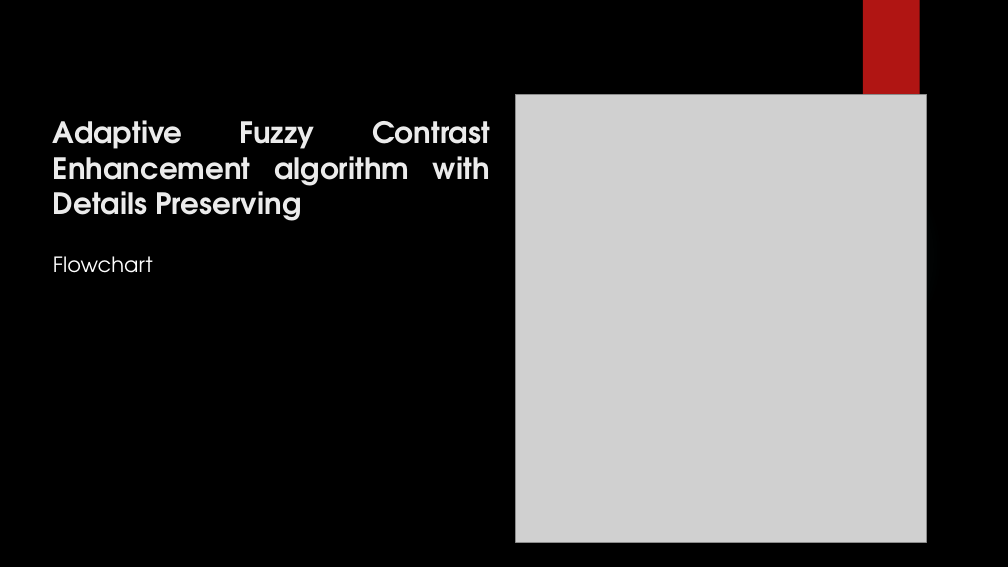
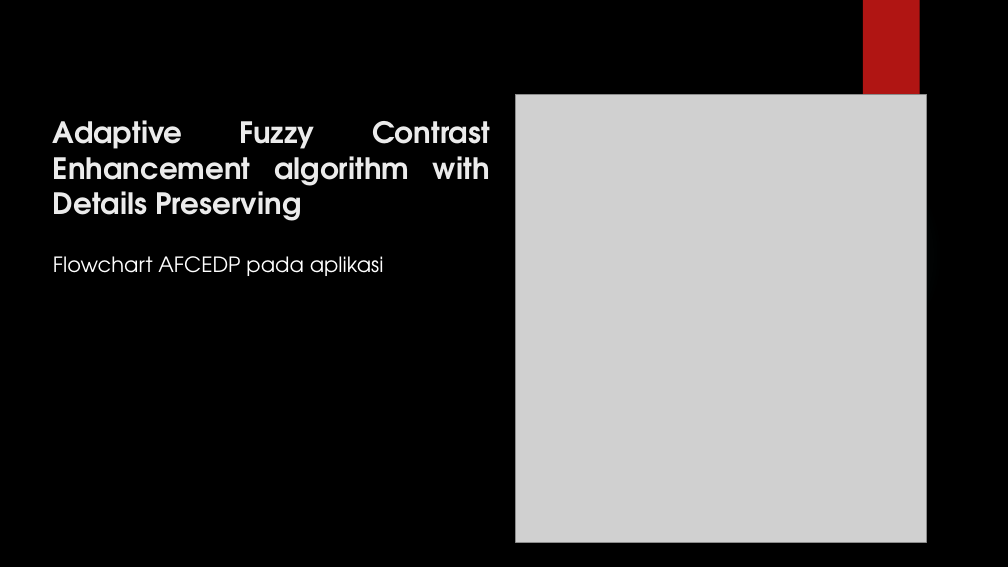
Before and after one commit to TugasAkhir2016/Laporan, a slide deck: slide 10 of Presentasi Tugas Akhir.pptx. Drawn at 1008x567 pixels with LibreOffice and Linux fonts; fonts in the diff are those of the drawing; grey boxes stand for pictures; background and template pictures are left out. Boxes give left, top, right and bottom in pixels: in the first picture for what was removed or moved away, otherwise in the second. Text is boxed around its words. In the diff, an @@ line names an element or a change of style, - is before the commit and + after.

```diff
--- a/Presentasi Tugas Akhir.pptx
+++ b/Presentasi Tugas Akhir.pptx
@@ text at <box>53,256,384,276</box>: text changed @@
-Flowchart
+Flowchart AFCEDP pada aplikasi
```
Also in this commit, not shown: 2 other slides changed, 6 other files.
